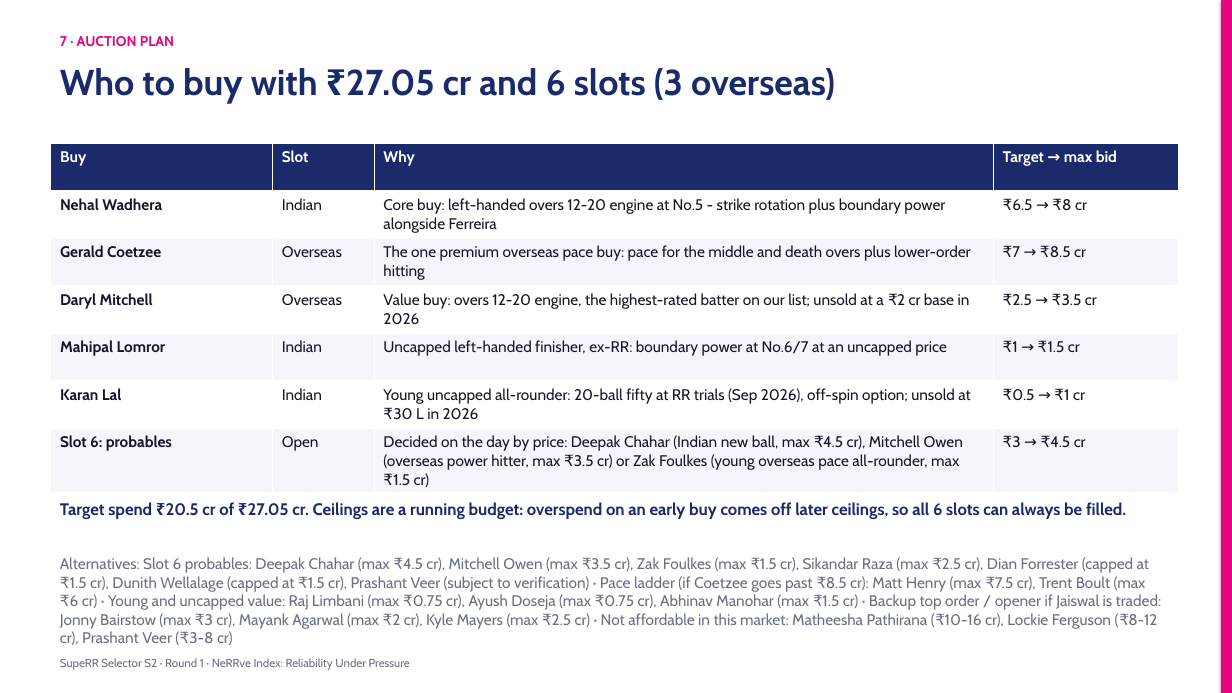
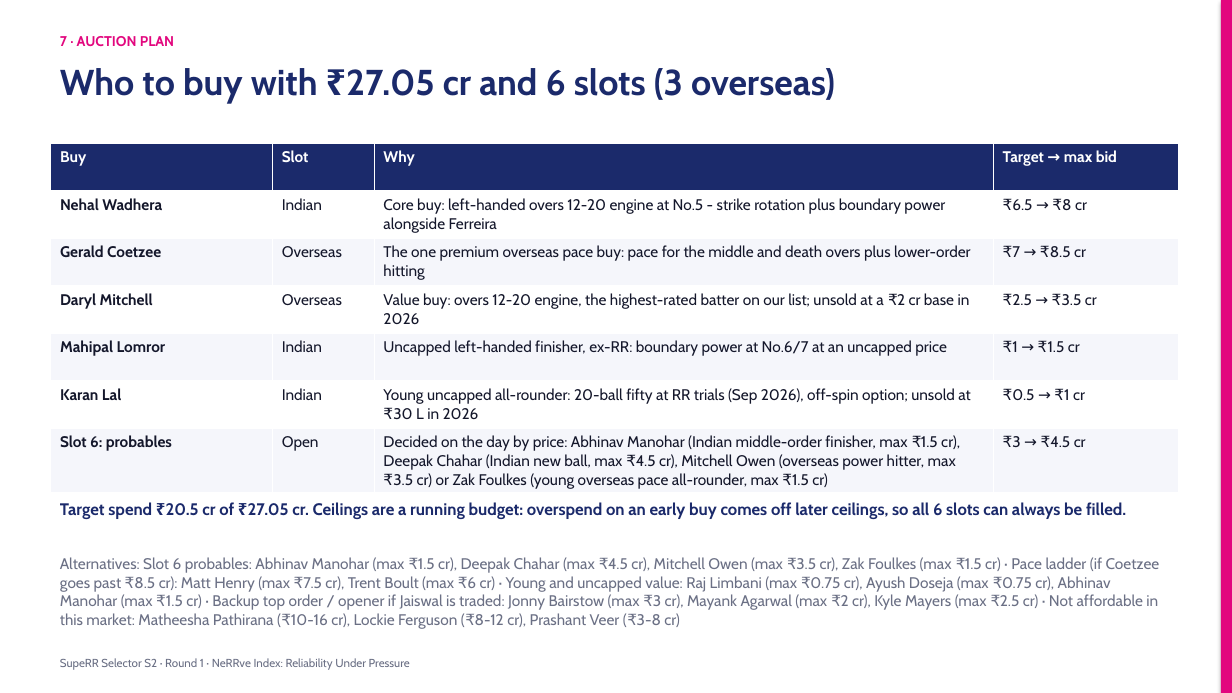
Before and after one commit to KoduruChandrasekhar/RRAuction-, a slide deck: slide 12 of submission/NeRRve_Deck.pptx. Drawn at 1232x693 pixels with LibreOffice and Linux fonts; fonts in the diff are those of the drawing. Boxes give left, top, right and bottom in pixels: in the first picture for what was removed or moved away, otherwise in the second. Text is boxed around its words. In the diff, an @@ line names an element or a change of style, - is before the commit and + after.

```diff
--- a/submission/NeRRve_Deck.pptx
+++ b/submission/NeRRve_Deck.pptx
@@ table at <box>51,143,1178,493</box> @@
-row 7, column 3: Decided on the day by price: Deepak Chahar (Indian new ball, max ₹4.5 cr), Mitchell Owen (overseas power hitter, max ₹3.5 cr) or Zak Foulkes (young overseas pace all-rounder, max ₹1.5 cr)
+row 7, column 3: Decided on the day by price: Abhinav Manohar (Indian middle-order finisher, max ₹1.5 cr), Deepak Chahar (Indian new ball, max ₹4.5 cr), Mitchell Owen (overseas power hitter, max ₹3.5 cr) or Zak Foulkes (young overseas pace all-rounder, max ₹1.5 cr)
@@ text at <box>60,557,1160,629</box>: text changed @@
-Alternatives: Slot 6 probables: Deepak Chahar (max ₹4.5 cr), Mitchell Owen (max ₹3.5 cr), Zak Foulkes (max ₹1.5 cr), Sikandar Raza (max ₹2.5 cr), Dian Forrester (capped at ₹1.5 cr), Dunith Wellalage (capped at ₹1.5 cr), Prashant Veer (subject to verification) · Pace ladder (if Coetzee goes past ₹8.5 cr): Matt Henry (max ₹7.5 cr), Trent Boult (max ₹6 cr) · Young and uncapped value: Raj Limbani (max ₹0.75 cr), Ayush Doseja (max ₹0.75 cr), Abhinav Manohar (max ₹1.5 cr) · Backup top order / opener if Jaiswal is traded: Jonny Bairstow (max ₹3 cr), Mayank Agarwal (max ₹2 cr), Kyle Mayers (max ₹2.5 cr) · Not affordable in this market: Matheesha Pathirana (₹10-16 cr), Lockie Ferguson (₹8-12 cr), Prashant Veer (₹3-8 cr)
+Alternatives: Slot 6 probables: Abhinav Manohar (max ₹1.5 cr), Deepak Chahar (max ₹4.5 cr), Mitchell Owen (max ₹3.5 cr), Zak Foulkes (max ₹1.5 cr) · Pace ladder (if Coetzee goes past ₹8.5 cr): Matt Henry (max ₹7.5 cr), Trent Boult (max ₹6 cr) · Young and uncapped value: Raj Limbani (max ₹0.75 cr), Ayush Doseja (max ₹0.75 cr), Abhinav Manohar (max ₹1.5 cr) · Backup top order / opener if Jaiswal is traded: Jonny Bairstow (max ₹3 cr), Mayank Agarwal (max ₹2 cr), Kyle Mayers (max ₹2.5 cr) · Not affordable in this market: Matheesha Pathirana (₹10-16 cr), Lockie Ferguson (₹8-12 cr), Prashant Veer (₹3-8 cr)
```
Also in this commit, not shown: 4 other slides changed, 5 other files.
